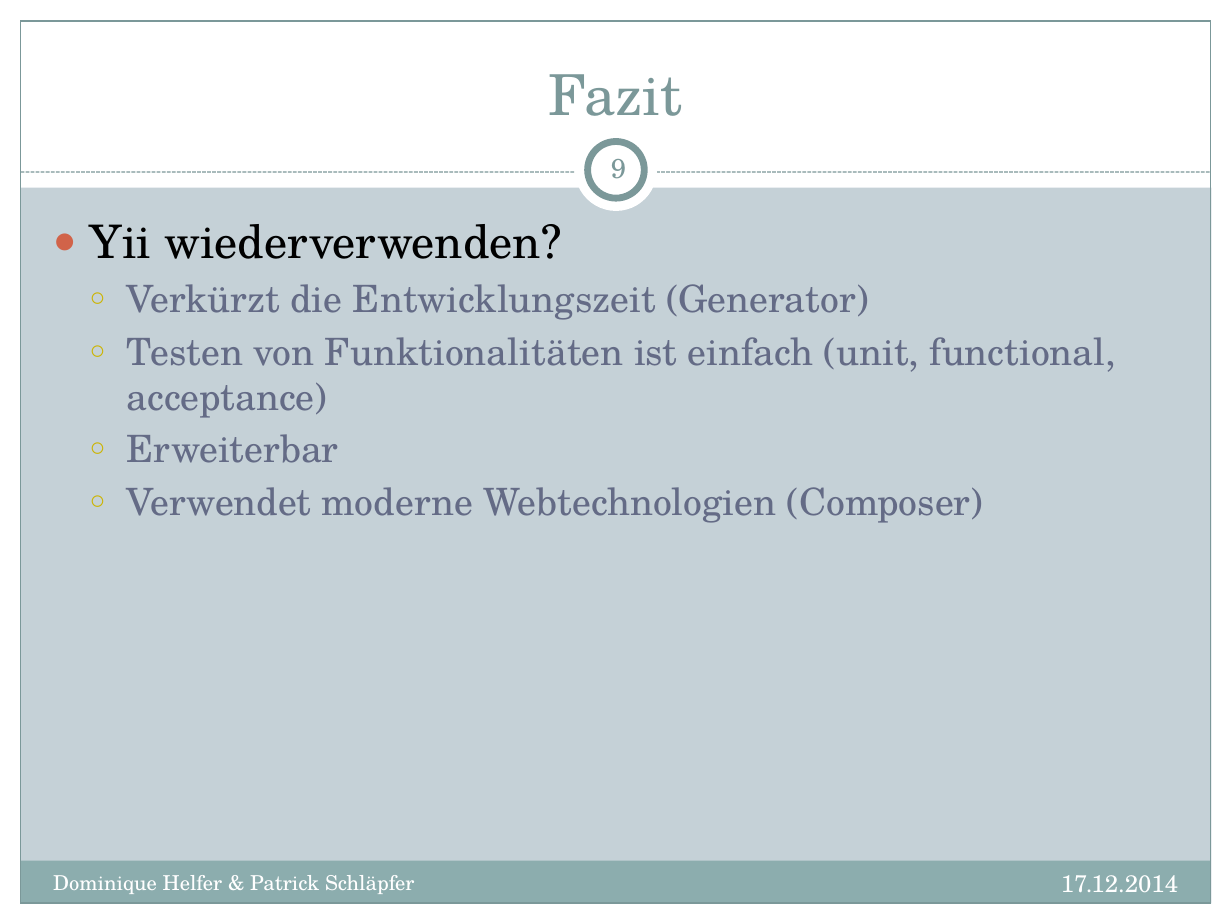
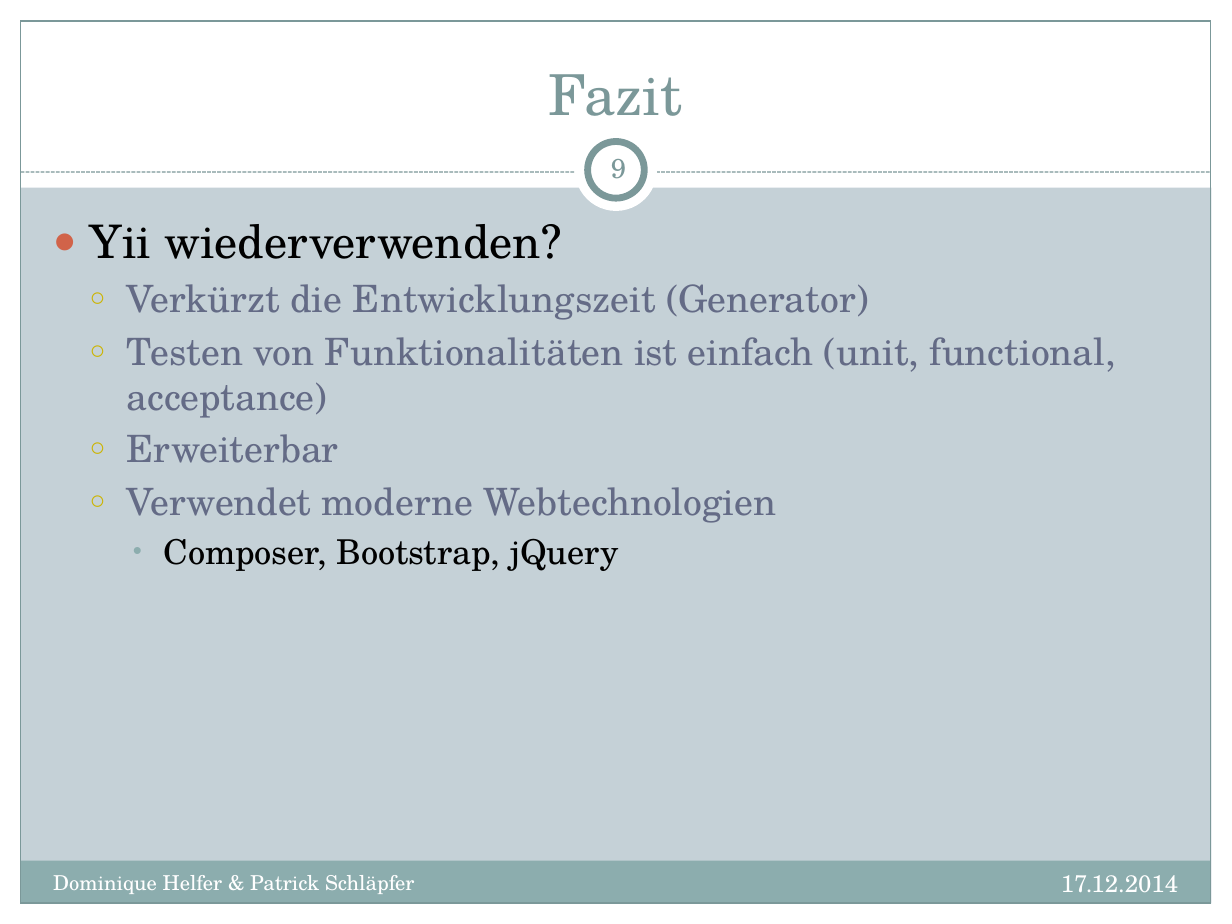
Before and after one commit to dhelfer/webprog, a slide deck: slide 9 of _doc/WebProg_Projekt.pptx. Drawn at 1232x924 pixels with LibreOffice and Linux fonts; fonts in the diff are those of the drawing. Boxes give left, top, right and bottom in pixels: in the first picture for what was removed or moved away, otherwise in the second. Text is boxed around its words. In the diff, an @@ line names an element or a change of style, - is before the commit and + after.

```diff
--- a/_doc/WebProg_Projekt.pptx
+++ b/_doc/WebProg_Projekt.pptx
@@ text at <box>127,487,776,571</box>: text changed @@
-  ○ Verwendet moderne Webtechnologien (Composer)
+  ○ Verwendet moderne Webtechnologien
+    • Composer, Bootstrap, jQuery
```
Also in this commit, not shown: 4 other slides changed, 1 other file.
